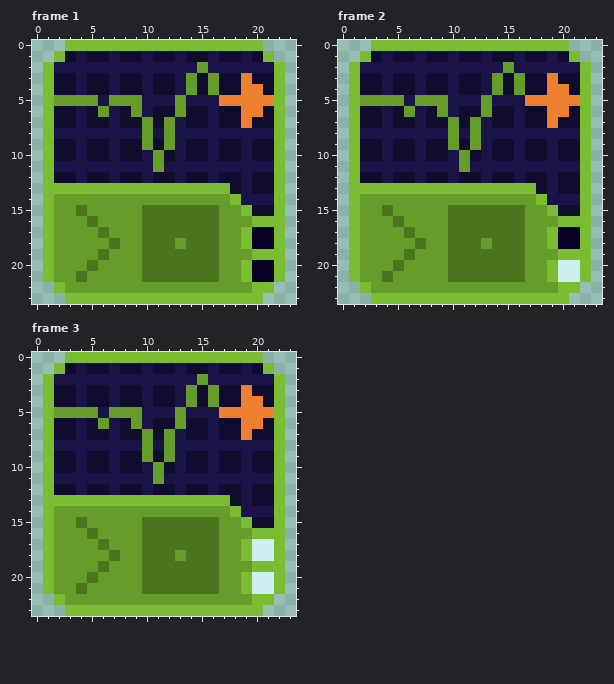
One commit to this pixel-art file: Art/Textures/Tiles/GreenTiles/nudge_down.aseprite. Above, as it was before the edit.
24x24 pixels, 3 frames. Shown: frame 1, frame 2, frame 3.
Now the later version:
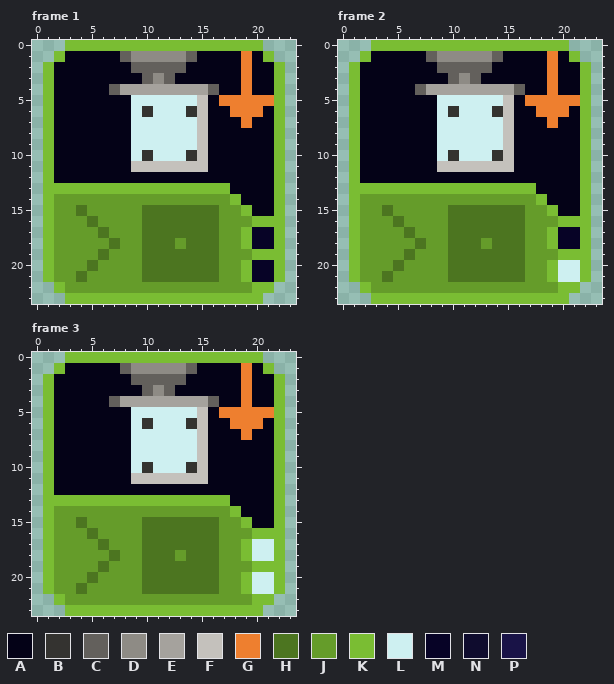
Palette (. is transparent): A #040217  B #343330  C #63605c  D #8e8b85  E #a5a29d  F #c4c1bc  G #ee7f2f  H #4c7520  J #659c2a  K #7abd33  L #cef0f1  M #070326  N #0f0c2e  P #191347
Difference:
--- frame 1
@@ x 0..23 @@
  0 ...KKKKKKKKKKKKKKKKKK...
- 1 ..KNPNNPNNPNNPNNPNNPNK..
- 2 .KPPPPPPPPPPPPPJPPPPPPK.
- 3 .KNNPNNPNNPNNPJNJNNGNNK.
- 4 .KNNPNNPNNPNNPJNJNNGGNK.
- 5 .KJJJJPJJJPPPJPPPGGGGGK.
- 6 .KNNPNJPNJPNNJNNPNNGGNK.
- 7 .KNNPNNPNNJNJPNNPNNGNNK.
- 8 .KPPPPPPPPJPJPPPPPPPPPK.
- 9 .KNNPNNPNNJNJPNNPNNPNNK.
-10 .KNNPNNPNNPJNPNNPNNPNNK.
-11 .KPPPPPPPPPJPPPPPPPPPPK.
-12 .KNNPNNPNNPNNPNNPNNPNNK.
-13 .KKKKKKKKKKKKKKKKKNPNNK.
-14 .KJJJJJJJJJJJJJJJJKPPPK.
-15 .KJJHJJJJJHHHHHHHJJKNNK.
+ 1 ..KAAAAACDDDDDCAAAAGAK..
+ 2 .KAAAAAAACCCCCAAAAAGAAK.
+ 3 .KAAAAAAAACDCAAAAAAGAAK.
+ 4 .KAAAAACEEEEEEEECAAGAAK.
+ 5 .KAAAAAAALLLLLLFAGGGGGK.
+ 6 .KAAAAAAALBLLLBFAAGGGAK.
+ 7 .KAAAAAAALLLLLLFAAAGAAK.
+ 8 .KAAAAAAALLLLLLFAAAAAAK.
+ 9 .KAAAAAAALLLLLLFAAAAAAK.
+10 .KAAAAAAALBLLLBFAAAAAAK.
+11 .KAAAAAAAFFFFFFFAAAAAAK.
+12 .KAAAAAAAAAAAAAAAAAAAAK.
+13 .KKKKKKKKKKKKKKKKKAAAAK.
+14 .KJJJJJJJJJJJJJJJJKAAAK.
+15 .KJJHJJJJJHHHHHHHJJKAAK.
 16 .KJJJHJJJJHHHHHHHJJJKKK.
--- frame 2: the same change as frame 1
--- frame 3: the same change as frame 1
